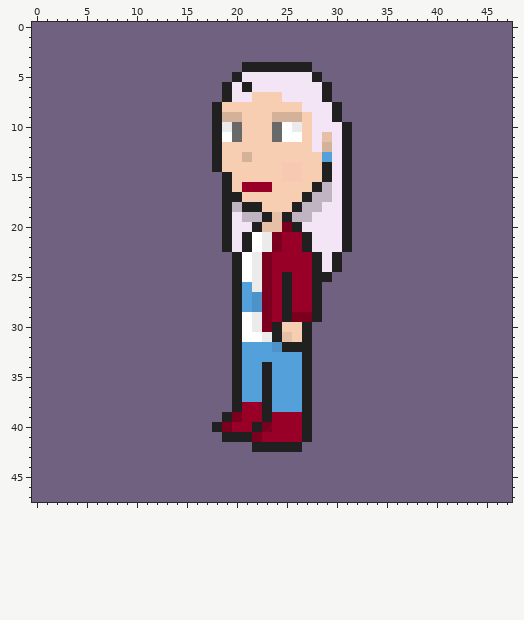
Two versions of one pixel-art file, assets/sprites/characters/complete/keia/iddle/keia01_iddle_ld.ase. The first picture shows the starting point.
48x48 pixels, 1 frame. Colours within 5 levels of each other are drawn and written as one.
Once edited:
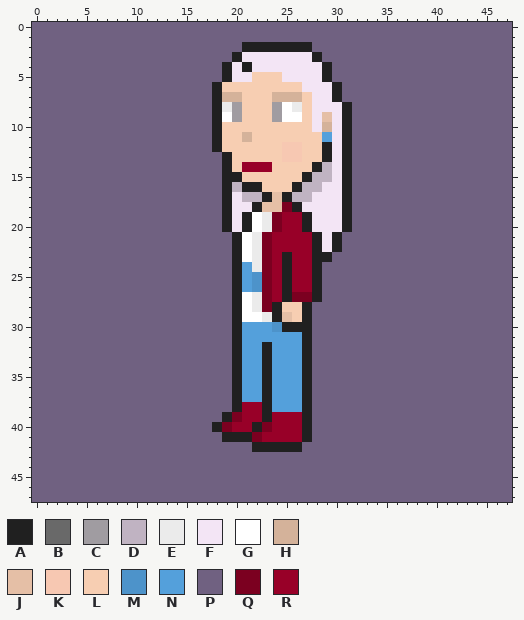
Palette (. is transparent): A #202020  B #696969  C #a09ca1  D #c0b3c2  E #ebebeb  F #f3e5f5  G #ffffff  H #d4b29a  J #e5bfa6  K #f7c8b2  L #f7ceb2  M #4d93ca  N #54a0db  P #706181  Q #7b0020  R #980028
Edits made:
y 2: x 21..27 PPPPPPP -> AAAAAAA
y 3: x 20..28 PPPPPPPPP -> AFFFFFFFA
y 4: x 19..20 PP -> AF; x 22..29 AAAAAAPP -> FFFFFFFA
y 5: x 19..20 PA -> AF; x 22..24 FFF -> LLL; x 28..29 AP -> FA
y 6: x 18..26 PAFAFFFFF -> ALLLLLLLL; x 29..30 AP -> FA
y 7: x 18..21 PAFF -> AHHL; x 24..27 LFFF -> HHHL; x 29..30 AP -> FA
y 8: x 19..20 LL -> EC; x 24..27 LLLF -> CGEL; x 30..31 AP -> FA
y 9: x 19..20 HH -> GC; x 24..26 HHH -> CGG; x 29..31 FAP -> JFA
y 10: x 19..20 EB -> LL; x 24..26 BGE -> LLL; x 29 F -> H
y 11: x 19..21 GBL -> LLH; x 24..26 BGG -> LLL; x 28..29 FJ -> LN
y 12: x 25..26 LL -> KK; x 28..29 FH -> LA
y 13: x 18..19 AL -> PA; x 21 H -> L; x 25..26 LL -> KK; x 29 N -> A
y 14: x 18..19 AL -> PA; x 21..23 LLL -> RRR; x 25..26 KK -> LL; x 28..29 LA -> AD
y 15: x 20 L -> A; x 25..29 KKLLA -> LLADD
y 16: x 20..23 LRRR -> DAAL; x 26..29 LLAD -> ADDF
y 17: x 20..29 ALLLLLLADD -> FDDAJADDFF
y 18: x 20..21 DA -> FF; x 23..25 LLL -> JJQ; x 27..28 DD -> FF
y 19: x 21..27 DDAJADD -> AGEQRRA
y 20: x 21..27 FAJJQAF -> AGEQRRA
y 21..22: x 19..24 AFAGEQ -> PAGEQR; x 27..28 AF -> RA; x 30..31 FA -> AP
y 23: x 25 R -> A; x 29..30 FA -> AP
y 24: x 21 G -> N; x 25 R -> A; x 29..30 FA -> PP
y 25: x 21..22 GE -> NM; x 29 A -> P
y 26: x 22 E -> M
y 27: x 21..22 NM -> GE; x 26..27 RR -> QQ
y 28: x 21..22 NM -> GE; x 24..28 RARRA -> ALLAP
y 29: x 22..28 EQRAQQA -> GEAJLAP
y 30: x 21..26 GEQALL -> NNNMAA
y 31: x 21..26 GGEAJL -> NNNNNN
y 32: x 23..26 NMAA -> ANNN
y 33: x 23 N -> A
Pixel boxes of the changes (left, top, right, bottom) in both pictures:
changed: (212, 42, 352, 362)
